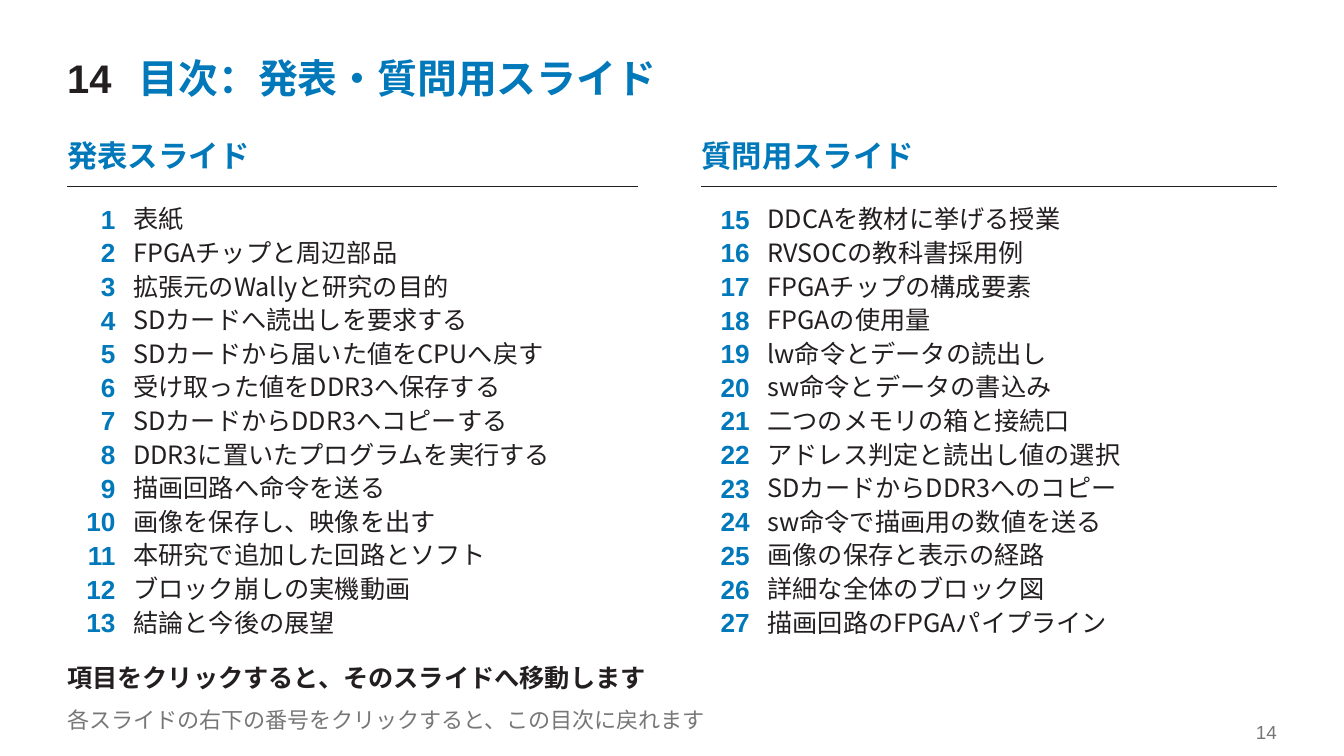
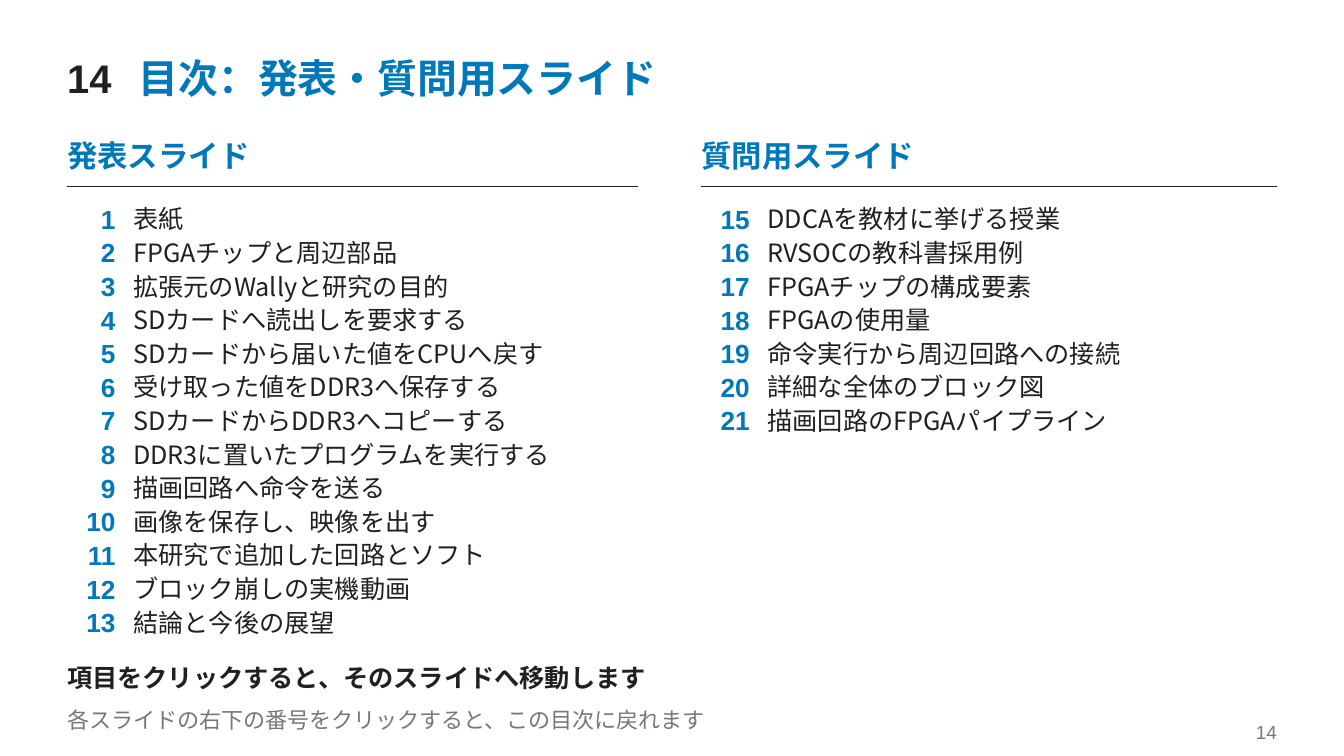
Before and after one commit to SoshiroFujimori/wally-game-console-research, a slide deck: slide 14 of docs/presentation/中間発表_主要事項.pptx. Drawn at 1344x756 pixels with LibreOffice and Linux fonts; fonts in the diff are those of the drawing. Boxes give left, top, right and bottom in pixels: in the first picture for what was removed or moved away, otherwise in the second. Text is boxed around its words. In the diff, an @@ line names an element or a change of style, - is before the commit and + after.

```diff
--- a/docs/presentation/中間発表_主要事項.pptx
+++ b/docs/presentation/中間発表_主要事項.pptx
@@ text at (768,341,1121,365): text changed @@
-lw命令とデータの読出し
+命令実行から周辺回路への接続
@@ text at (768,374,1045,398): text changed @@
-sw命令とデータの書込み
+詳細な全体のブロック図
@@ text at (768,409,1108,432): text changed @@
-二つのメモリの箱と接続口
+描画回路のFPGAパイプライン
@@ text removed at (721,445,750,464) @@
-22
@@ text removed at (768,442,1121,466) @@
-アドレス判定と読出し値の選択
@@ text removed at (721,479,750,499) @@
-23
@@ text removed at (768,476,1117,498) @@
-SDカードからDDR3へのコピー
@@ text removed at (768,509,1102,533) @@
-sw命令で描画用の数値を送る
@@ text removed at (721,512,750,531) @@
-24
@@ text removed at (721,546,750,566) @@
-25
@@ text removed at (768,543,1045,566) @@
-画像の保存と表示の経路
@@ text removed at (721,580,750,600) @@
-26
@@ text removed at (768,576,1045,600) @@
-詳細な全体のブロック図
@@ text removed at (721,613,750,632) @@
-27
@@ text removed at (768,611,1108,634) @@
-描画回路のFPGAパイプライン
```
Also in this commit, not shown: 4 other slides changed, 6 slides removed, 21 other files.
